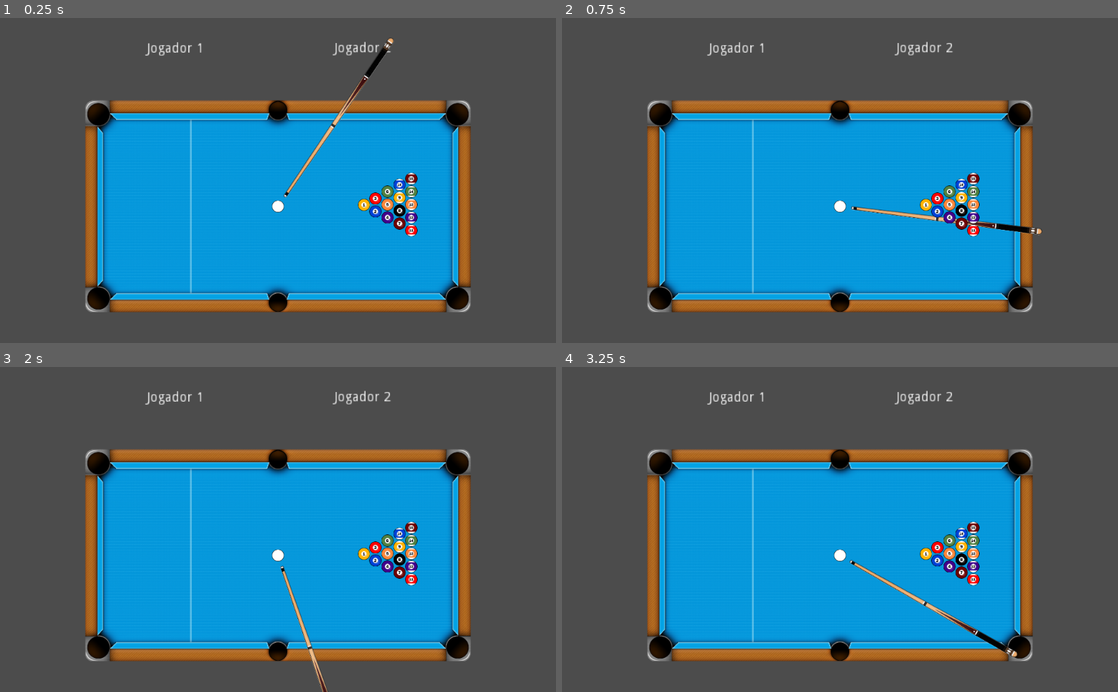
Above: before the commit, frames 1-4 (two rows, left to right).
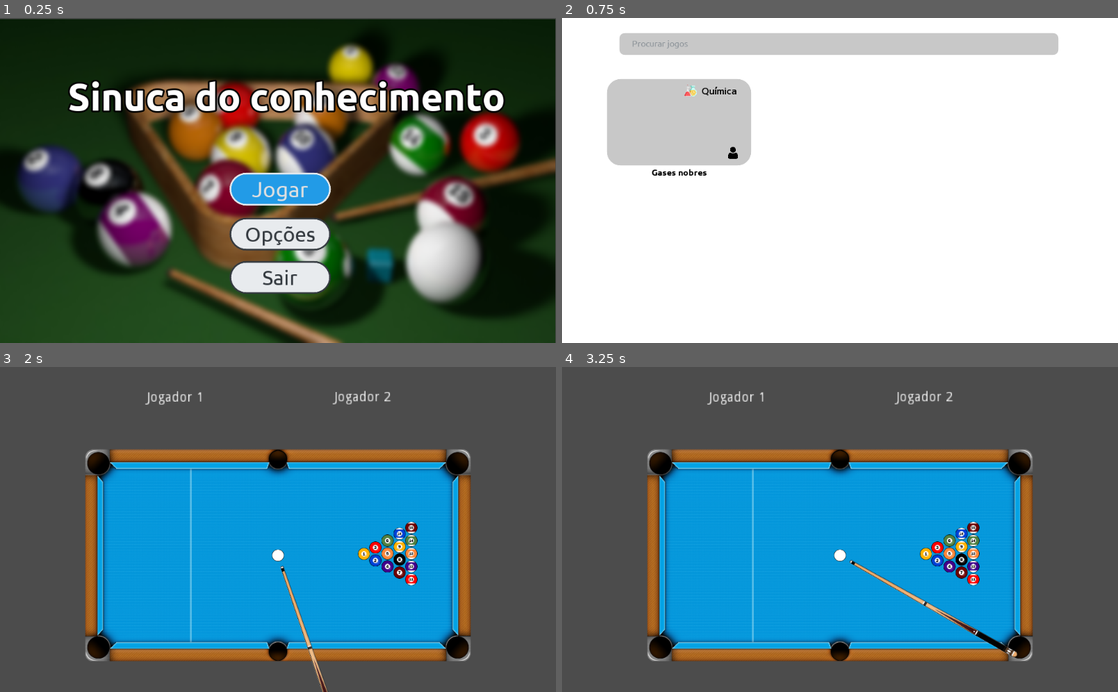
Above: after the commit, the same moments.

Repository: israelbraitt/sinuca-do-conhecimento
Game: Godot game, scene res://tela_inicial.tscn
Same seed, same stepped clock (60 frames per second), same inputs: the game is played once before the commit and once after it. Before the commit the project starts from res://tela_sinuca.tscn.
Inputs (mouse positions are in pixels of both pictures, inside the frame that each line leads up to):
- Up to frame 1 (0.25 s): no input
- Up to frame 2 (0.75 s): click (840, 190) at 0.5 s, where only the run after the commit has a clickable "Jogar"
- Up to frame 3 (2 s): tap Enter at 1.25 s; move the mouse to (400, 513) at 1.27 s; click (400, 513) at 1.42 s
- Up to frame 4 (3.25 s): tap Space at 2 s; move the mouse to (728, 545) at 2.02 s; click (728, 545) at 2.17 s; tap Enter at 2.75 s; move the mouse to (895, 458) at 2.77 s; click (895, 458) at 2.92 s

The runs differ from the first frame. In frame 1, 99% of the frame differs, in the area x 0-100%, y 0-100%; in frame 2, 100%; in frame 3, less than 0.1%; in frame 4, nothing differs.

Commit message:
Trata cliques nas telas inicial e de seleção

Diff:
--- /dev/null
+++ b/Panel.gd
@@ -0,0 +1,20 @@
+extends Panel
+
+
+# Declare member variables here. Examples:
+# var a = 2
+# var b = "text"
+
+
+# Called when the node enters the scene tree for the first time.
+func _ready():
+	pass # Replace with function body.
+
+
+# Called every frame. 'delta' is the elapsed time since the previous frame.
+func _process(delta):
+	pass
+
+func _input(event) -> void:
+	if event is InputEventMouseButton and event.button_index == BUTTON_LEFT:
+		get_tree().change_scene("res://tela_sinuca.tscn")
--- a/project.godot
+++ b/project.godot
@@ -11,7 +11,7 @@
 [application]
 
 config/name="Sinuca do conhecimento"
-run/main_scene="res://tela_sinuca.tscn"
+run/main_scene="res://tela_inicial.tscn"
 config/icon="res://icon.png"
 
 [physics]
--- /dev/null
+++ b/tela_inicial.gd
@@ -0,0 +1,24 @@
+extends Node2D
+
+
+# Declare member variables here. Examples:
+# var a = 2
+# var b = "text"
+
+
+# Called when the node enters the scene tree for the first time.
+func _ready():
+	pass # Replace with function body.
+
+
+# Called every frame. 'delta' is the elapsed time since the previous frame.
+#func _process(delta):
+#	pass
+
+
+func _on_Button_jogar_pressed():
+	get_tree().change_scene("res://tela_seleção.tscn")
+
+
+func _on_Button_sair_pressed():
+	get_tree().quit()
--- a/tela_inicial.tscn
+++ b/tela_inicial.tscn
@@ -9,6 +9,7 @@
 [ext_resource path="res://styleboxes tela_inicial/botao_opcoes_normal.stylebox" type="StyleBox" id=7]
 [ext_resource path="res://styleboxes tela_inicial/botao_sair_hover.stylebox" type="StyleBox" id=8]
 [ext_resource path="res://styleboxes tela_inicial/botao_sair_normal.stylebox" type="StyleBox" id=9]
+[ext_resource path="res://tela_inicial.gd" type="Script" id=10]
 
 [sub_resource type="DynamicFont" id=1]
 size = 70
@@ -29,6 +30,7 @@
 font_data = ExtResource( 1 )
 
 [node name="tela_inicial" type="Node2D"]
+script = ExtResource( 10 )
 
 [node name="imagem_sinuca" type="Sprite" parent="."]
 position = Vector2( 510.75, 300.75 )
@@ -83,3 +85,6 @@
 custom_styles/disabled = ExtResource( 9 )
 custom_styles/normal = ExtResource( 9 )
 text = "Sair"
+
+[connection signal="pressed" from="Button_jogar" to="." method="_on_Button_jogar_pressed"]
+[connection signal="pressed" from="Button_sair" to="." method="_on_Button_sair_pressed"]
--- /dev/null
+++ b/tela_seleção.gd
@@ -0,0 +1,16 @@
+extends Node2D
+
+
+# Declare member variables here. Examples:
+# var a = 2
+# var b = "text"
+
+
+# Called when the node enters the scene tree for the first time.
+func _ready():
+	pass # Replace with function body.
+
+
+# Called every frame. 'delta' is the elapsed time since the previous frame.
+#func _process(delta):
+#	pass
--- a/tela_seleção.tscn
+++ b/tela_seleção.tscn
@@ -1,7 +1,12 @@
-[gd_scene load_steps=5 format=2]
+[gd_scene load_steps=13 format=2]
 
 [ext_resource path="res://icons/single_player.png" type="Texture" id=1]
 [ext_resource path="res://fonts/Ubuntu-Bold.ttf" type="DynamicFontData" id=2]
+[ext_resource path="res://icons/chemistry.png" type="Texture" id=3]
+[ext_resource path="res://fonts/MPLUS1-SemiBold.ttf" type="DynamicFontData" id=4]
+[ext_resource path="res://tela_seleção.gd" type="Script" id=5]
+[ext_resource path="res://Panel.gd" type="Script" id=6]
+[ext_resource path="res://fonts/Ubuntu-Regular.ttf" type="DynamicFontData" id=7]
 
 [sub_resource type="StyleBoxFlat" id=1]
 bg_color = Color( 0.788235, 0.788235, 0.788235, 1 )
@@ -13,18 +18,33 @@
 [sub_resource type="DynamicFont" id=2]
 font_data = ExtResource( 2 )
 
+[sub_resource type="DynamicFont" id=4]
+font_data = ExtResource( 4 )
+
+[sub_resource type="StyleBoxFlat" id=5]
+bg_color = Color( 0.788235, 0.788235, 0.788235, 1 )
+corner_radius_top_left = 10
+corner_radius_top_right = 10
+corner_radius_bottom_right = 10
+corner_radius_bottom_left = 10
+
+[sub_resource type="DynamicFont" id=6]
+font_data = ExtResource( 7 )
+
 [node name="tela_seleção" type="Node2D"]
+script = ExtResource( 5 )
 
 [node name="ColorRect" type="ColorRect" parent="."]
 margin_right = 1026.0
 margin_bottom = 601.0
 
 [node name="Panel" type="Panel" parent="."]
-margin_left = 120.0
-margin_top = 110.0
-margin_right = 385.0
-margin_bottom = 269.0
+margin_left = 83.0
+margin_top = 113.0
+margin_right = 348.0
+margin_bottom = 272.0
 custom_styles/panel = SubResource( 1 )
+script = ExtResource( 6 )
 
 [node name="Label" type="Label" parent="Panel"]
 margin_left = 52.0
@@ -33,9 +53,40 @@
 margin_bottom = 182.0
 custom_colors/font_color = Color( 0, 0, 0, 1 )
 custom_fonts/font = SubResource( 2 )
-text = "<Nome do mini jogo>"
+text = "Gases nobres"
+align = 1
 
-[node name="Sprite" type="Sprite" parent="Panel"]
-position = Vector2( 229, 128 )
-scale = Vector2( 0.0629883, 0.0629883 )
+[node name="single_player" type="Sprite" parent="Panel"]
+position = Vector2( 232, 136 )
+scale = Vector2( 0.0430908, 0.0430908 )
 texture = ExtResource( 1 )
+
+[node name="Chemistry" type="Sprite" parent="Panel"]
+position = Vector2( 153, 20 )
+scale = Vector2( 0.0478516, 0.0478516 )
+texture = ExtResource( 3 )
+
+[node name="Label2" type="Label" parent="Panel"]
+margin_left = 174.0
+margin_top = 9.0
+margin_right = 239.0
+margin_bottom = 33.0
+custom_colors/font_color = Color( 0, 0, 0, 1 )
+custom_fonts/font = SubResource( 4 )
+text = "Química"
+
+[node name="Panel2" type="Panel" parent="."]
+margin_left = 106.0
+margin_top = 28.0
+margin_right = 914.0
+margin_bottom = 68.0
+custom_styles/panel = SubResource( 5 )
+
+[node name="Label" type="Label" parent="Panel2"]
+margin_left = 23.0
+margin_top = 10.0
+margin_right = 134.0
+margin_bottom = 29.0
+custom_colors/font_color = Color( 0.54902, 0.576471, 0.6, 1 )
+custom_fonts/font = SubResource( 6 )
+text = "Procurar jogos"
Binary file added: fonts/MPLUS1-SemiBold.ttf
Not shown: 1 places in tela_inicial.tscn that only renumber resources
